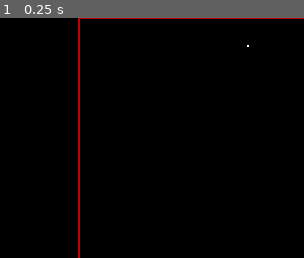
Above: before the commit, frame 1.
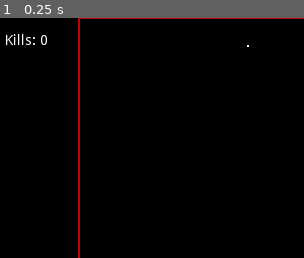
Above: after the commit, the same moment.

Repository: swashdev/minigame-madness
Game: Godot game, scene res://mini/shooter/scenes/shooter_frame.tscn
The game is run twice, just before and just after one commit, with the same random seed, the same clock (stepped at 60 frames per second) and the same inputs. This scene is started directly instead of the project's main scene.
Inputs:
- Up to frame 1 (0.25 s): no input
The pictures show only the part of the screen within x 0-50%, y 0-50%; the shares and areas given below are measured in that part.

The runs differ from the first frame. In frame 1, 0.3% of the frame differs, in the area x 1-16%, y 6-12%.

Commit message:
[SHOOTER] add a kill counter.
The shooter game frame now has a kill counter which keeps track of the
player's total number of kills.  This is mostly just flavor.

Diff:
--- a/mini/shooter/scenes/shooter_frame.tscn
+++ b/mini/shooter/scenes/shooter_frame.tscn
@@ -32,6 +32,16 @@
 __meta__ = {
 "_edit_use_anchors_": false
 }
+
+[node name="KillCounter" type="Label" parent="."]
+margin_left = 16.0
+margin_top = 16.0
+margin_right = 72.0
+margin_bottom = 48.0
+text = "Kills:"
+__meta__ = {
+"_edit_use_anchors_": false
+}
 [connection signal="lost" from="Minigame" to="." method="_on_Minigame_lost"]
 [connection signal="missile_deployed" from="Minigame" to="." method="_on_Minigame_missile_deployed"]
 [connection signal="won" from="Minigame" to="." method="_on_Minigame_won"]
--- a/mini/shooter/scripts/shooter_frame.gd
+++ b/mini/shooter/scripts/shooter_frame.gd
@@ -4,6 +4,10 @@
 
 # Since the ShooterFrame functions as a frame around the actual minigame, this
 # script pretty much defers everything to the ShooterMinigame.
+
+# Gameloop.  Pretty much just updates the kill counter.
+func _process( _delta ):
+	$KillCounter.text = "Kills: %d" % $Minigame.get_kills()
 
 
 func decide():
--- a/mini/shooter/scripts/shooter_minigame.gd
+++ b/mini/shooter/scripts/shooter_minigame.gd
@@ -45,6 +45,11 @@
 func _process( _delta ):
 	if not _fired_missile:
 		$Missile.position.x = $Player.position.x
+
+
+# Returns the number of kills the player has.  Used for the score counter.
+func get_kills() -> int:
+	return _kills
 
 
 # Unlock the player's controls on starting the minigame.
